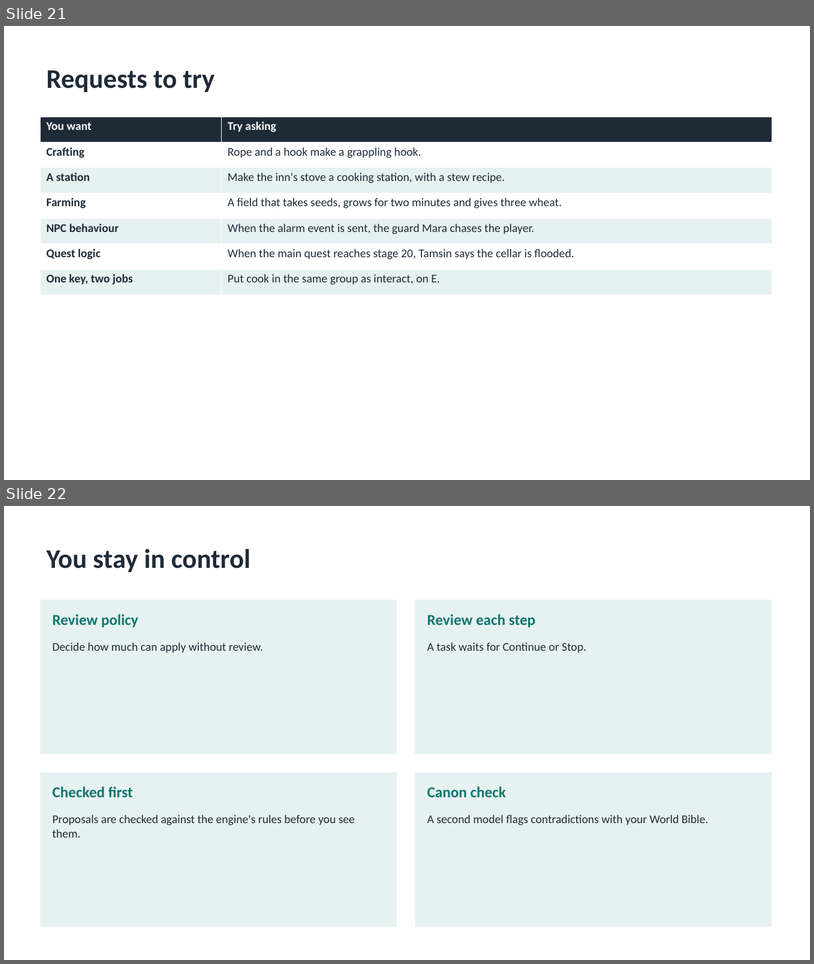
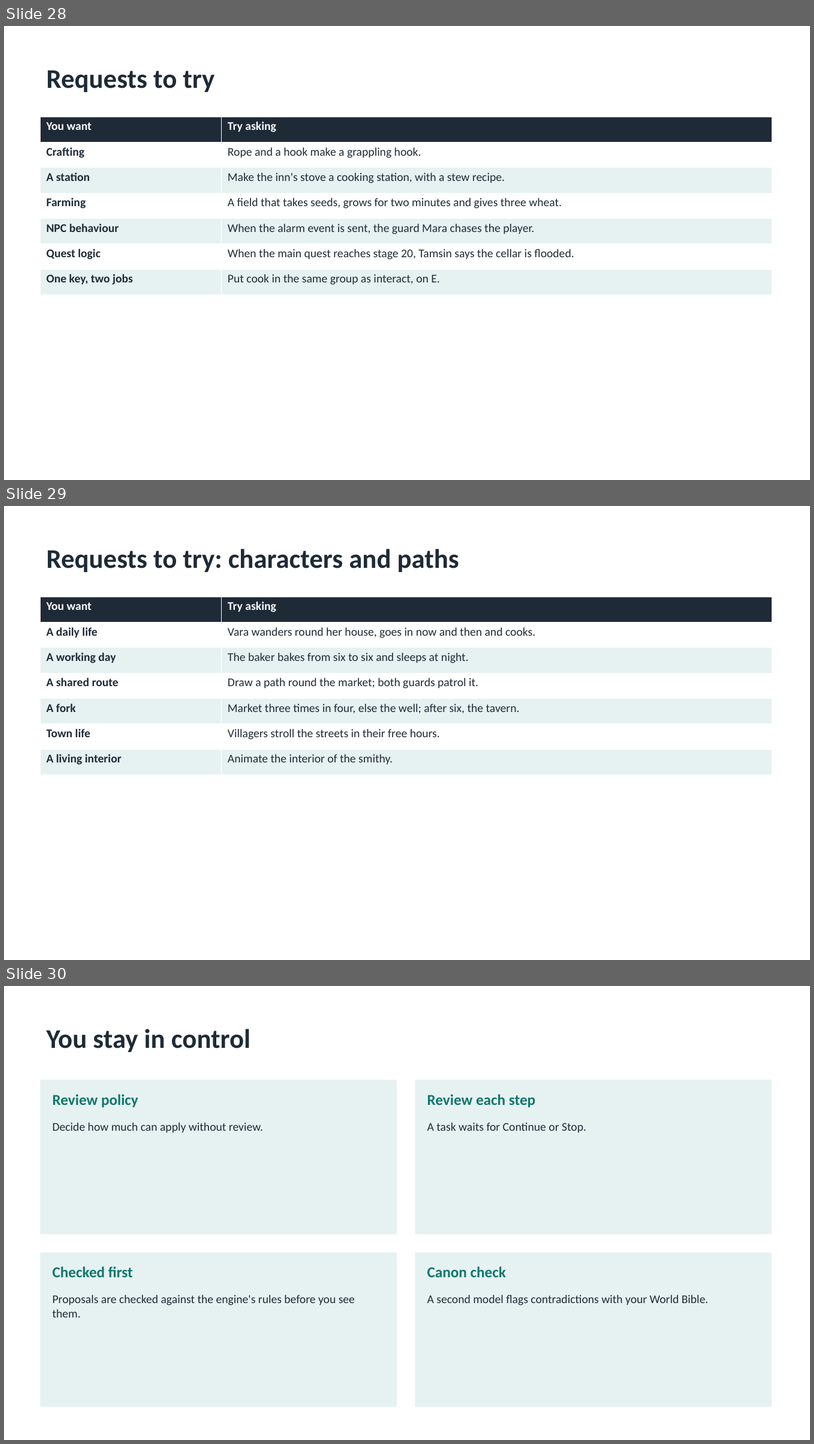
Before and after one commit to cuneyttyler/ai-gameengine-standalone, a slide deck: docs/manuals/AIGE-User-Guide.pptx. Shown one above the other, each under a label of ours: slides 21 and 22 before the commit, slides 28, 29 and 30 after it. The pictures are 814x964 and 814x1444 pixels, drawn with LibreOffice and Linux fonts; fonts in the diff are those of the drawing. Boxes give left, top, right and bottom in pixels: in the first picture for what was removed or moved away, otherwise in the second. Text is boxed around its words. In the diff, an @@ line names an element or a change of style, - is before the commit and + after.

```diff
--- a/docs/manuals/AIGE-User-Guide.pptx
+++ b/docs/manuals/AIGE-User-Guide.pptx
@@ slide 29 added at bbox=[4, 506, 810, 960], background #FFFFFF @@
@@ title added at bbox=[47, 549, 459, 572], 32 pt, text #1F2A37, bold @@
+Requests to try: characters and paths
@@ table added at bbox=[40, 597, 772, 775], 7 rows, 2 columns @@
+You want | Try asking
+A daily life | Vara wanders round her house, goes in now and then and cooks.
+A working day | The baker bakes from six to six and sleeps at night.
+A shared route | Draw a path round the market; both guards patrol it.
+A fork | Market three times in four, else the well; after six, the tavern.
+Town life | Villagers stroll the streets in their free hours.
+A living interior | Animate the interior of the smithy.
@@ what was slide 21 is now slide 28 @@
@@ what was slide 22 is now slide 30 @@
```
Also in this commit, not shown: 12 other slides added, 58 other files.
